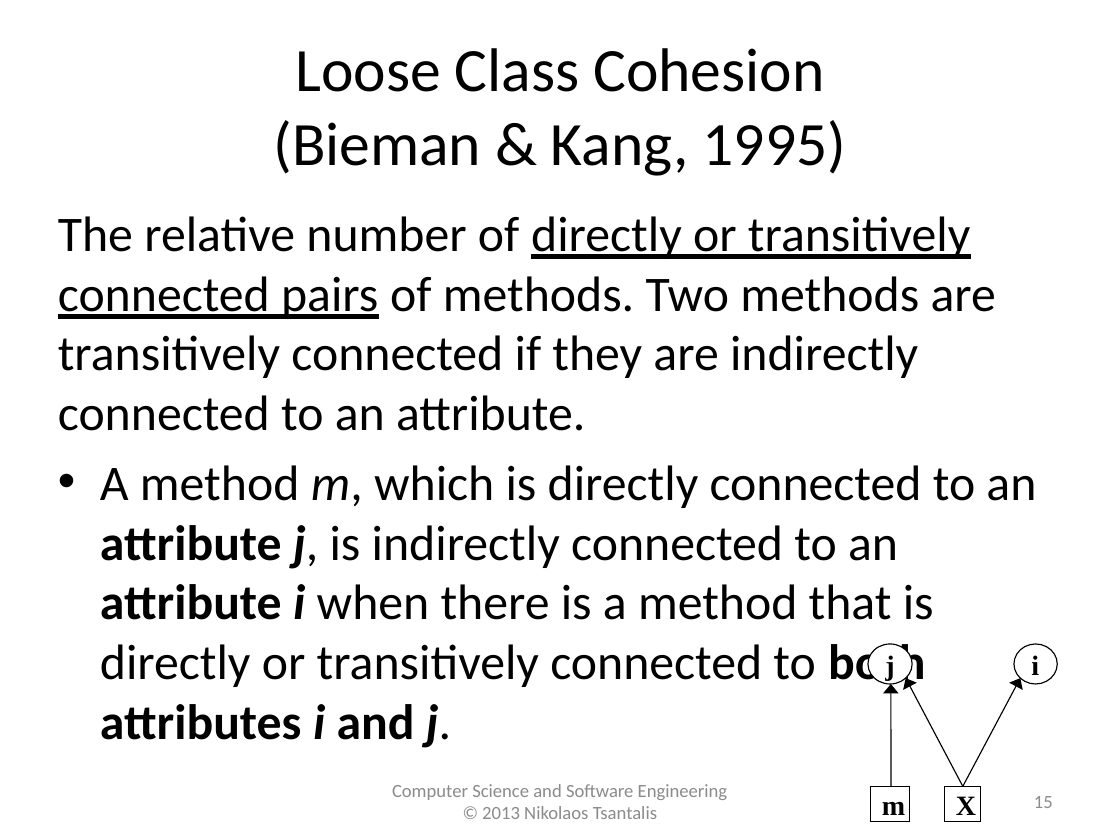
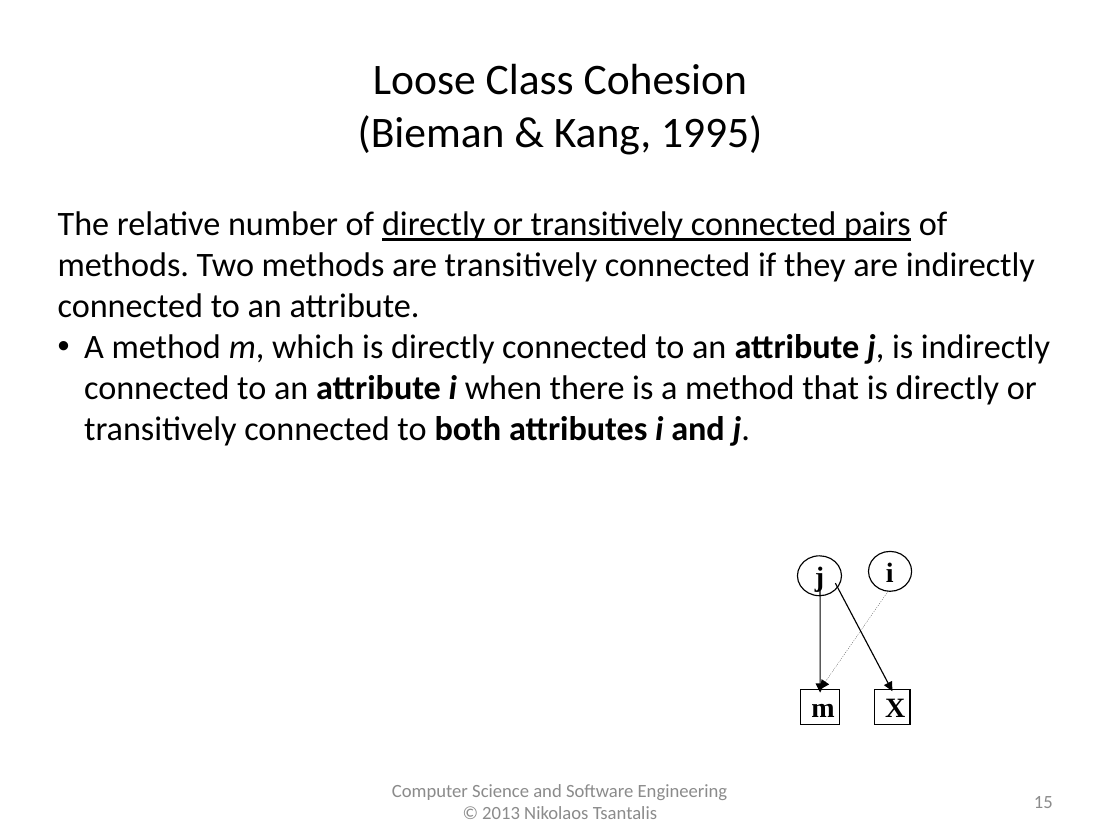
Before and after one commit to tajmilur-rahman/SOEN6611, a slide deck: slide 15 of lectures/lec4/Cohesion_Metrics_History.pptx. Drawn at 1120x840 pixels with LibreOffice and Linux fonts; fonts in the diff are those of the drawing. Boxes give left, top, right and bottom in pixels: in the first picture for what was removed or moved away, otherwise in the second. Text is boxed around its words. In the diff, an @@ line names an element or a change of style, - is before the commit and + after.

Commit message:
project data files updated. class lectures updated.

```diff
--- a/lectures/lec4/Cohesion_Metrics_History.pptx
+++ b/lectures/lec4/Cohesion_Metrics_History.pptx
@@ text at [358,63,762,155]: text changed; size 39.6 to 28 pt @@
-Loose Class Cohesion
-(Bieman & Kang, 1995)
+Loose Class Cohesion
+(Bieman & Kang, 1995)
@@ text "The relative number of directly ..." at [58,211,1050,446]: size 32 to 22 pt; less space between paragraphs; indent changed @@
@@ ellipse "j": place and size @@
-ellipse "j" at [868,644,912,684]
+ellipse "j" at [797,556,841,596]
@@ outline #000000 0.75 pt to #000000 0.74 pt in 4 elements at [797,556,841,596], [800,690,839,725], [875,690,911,725], [868,551,912,591] @@
@@ ellipse "i": place and size @@
-ellipse "i" at [1014,644,1057,684]
+ellipse "i" at [868,551,912,591]
@@ arrow moved from (963, 786) - (906, 678) to (888, 591) - (820, 690) @@
@@ arrow added from (820, 590) to (820, 692), #000000 0.74 pt @@
@@ arrow added from (836, 584) to (893, 691), #000000 0.74 pt @@
@@ arrow removed from (892, 786) to (890, 684) @@
@@ arrow removed from (963, 786) to (1020, 678) @@
@@ rectangle "m": place and size @@
-rectangle "m" at [870,786,909,821]
+rectangle "m" at [800,690,839,725]
@@ rectangle "X": place and size @@
-rectangle "X" at [945,786,981,821]
+rectangle "X" at [875,690,911,725]
@@ text "Computer Science and Software Engineering" at [392,784,728,819]: text colour #8C8C8C to #8B8B8B @@
@@ page number at [1034,796,1053,808]: text colour #8C8C8C to #8B8B8B @@
```
Also in this commit, not shown: 11 other slides changed, 7 slides added, 7 slides removed, 9 other files.
